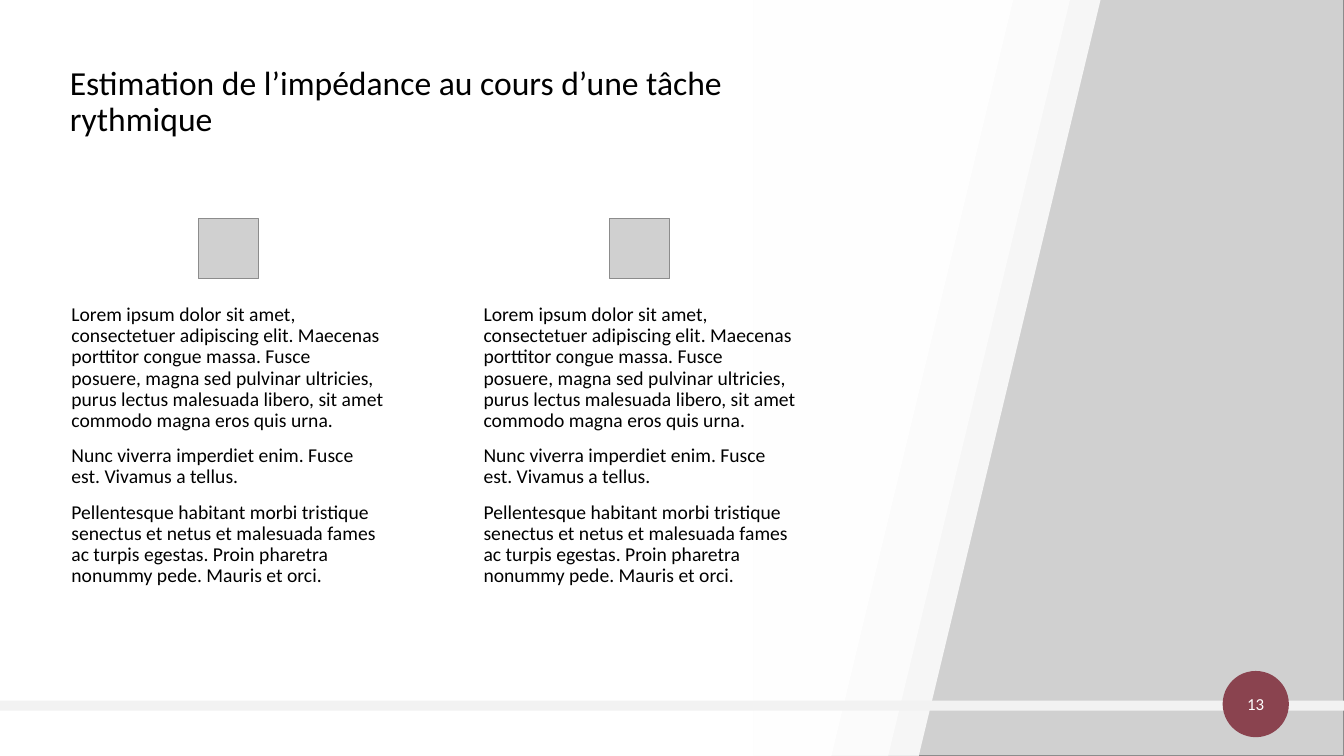
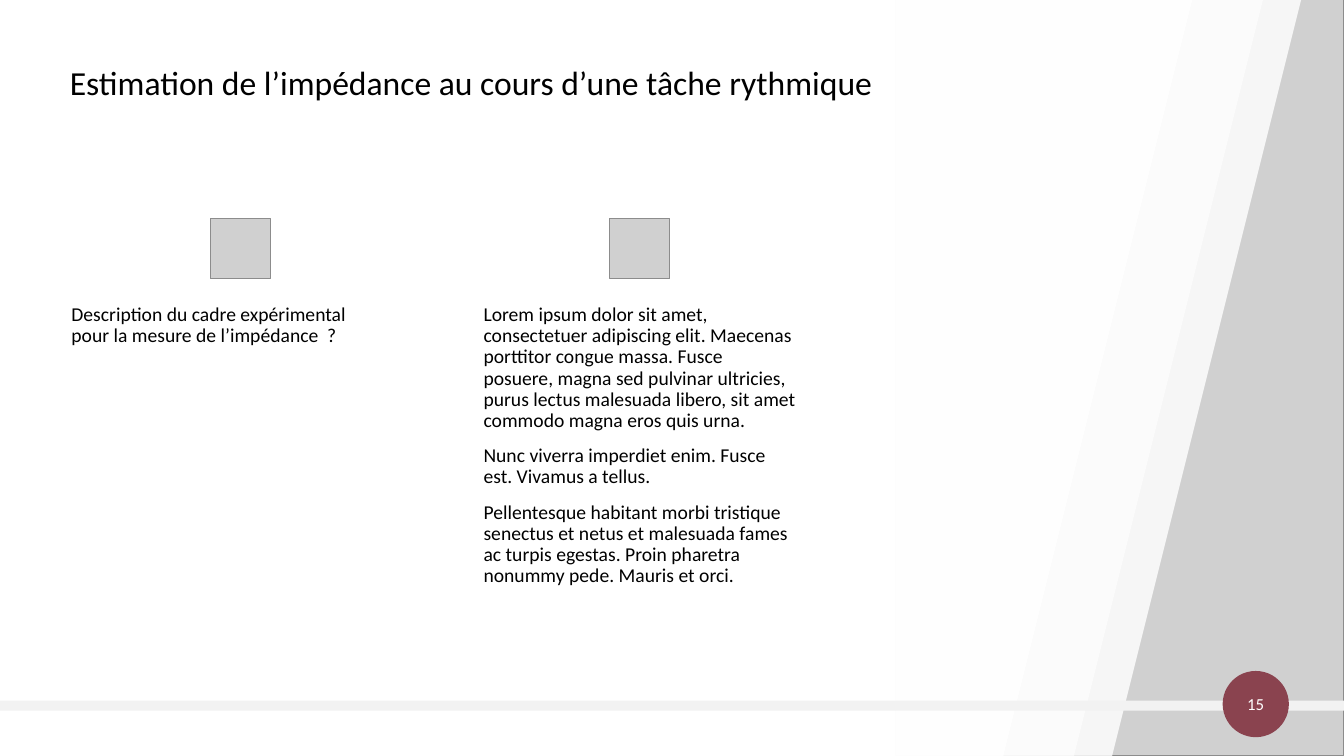
Before and after one commit to FortinoDiVinci/Thesis_report, a slide deck: slide 15 of Communication/FeDeV 2019/fedev_2019.pptx (slide 13 before the commit). Drawn at 1344x756 pixels with LibreOffice and Linux fonts; fonts in the diff are those of the drawing; grey boxes stand for pictures. Boxes give left, top, right and bottom in pixels: in the first picture for what was removed or moved away, otherwise in the second. Text is boxed around its words. In the diff, an @@ line names an element or a change of style, - is before the commit and + after.

Commit message:
Update FeDeV presentation

```diff
--- a/Communication/FeDeV 2019/fedev_2019.pptx
+++ b/Communication/FeDeV 2019/fedev_2019.pptx
@@ parallelogram: place and size @@
-parallelogram at <box>286,0,1013,756</box>
+parallelogram at <box>286,0,1193,756</box>
@@ parallelogram: place and size @@
-parallelogram at <box>343,0,1070,756</box>
+parallelogram at <box>357,0,1263,756</box>
@@ parallelogram: place and size @@
-parallelogram at <box>373,0,1100,756</box>
+parallelogram at <box>395,0,1302,756</box>
@@ picture: place and size @@
-picture at <box>754,0,1344,756</box>
+picture at <box>896,0,1344,756</box>
@@ title "Estimation de l’impédance au cours ..." rewrapped from <box>70,71,721,137</box> to <box>70,71,872,101</box> @@
@@ picture: place and size @@
-picture at <box>199,219,259,279</box>
+picture at <box>210,219,270,279</box>
@@ text at <box>71,307,345,345</box>: text changed @@
-Lorem ipsum dolor sit amet, consectetuer adipiscing elit. Maecenas porttitor congue massa. Fusce posuere, magna sed pulvinar ultricies, purus lectus malesuada libero, sit amet commodo magna eros quis urna.
-Nunc viverra imperdiet enim. Fusce est. Vivamus a tellus.
-Pellentesque habitant morbi tristique senectus et netus et malesuada fames ac turpis egestas. Proin pharetra nonummy pede. Mauris et orci.
+Description du cadre expérimental pour la mesure de l’impédance ?
@@ page number at <box>1247,699,1264,710</box>: text changed @@
-13
+15
```
Also in this commit, not shown: 6 other slides changed, 9 slides added, 10 slides removed, 1 other file.
